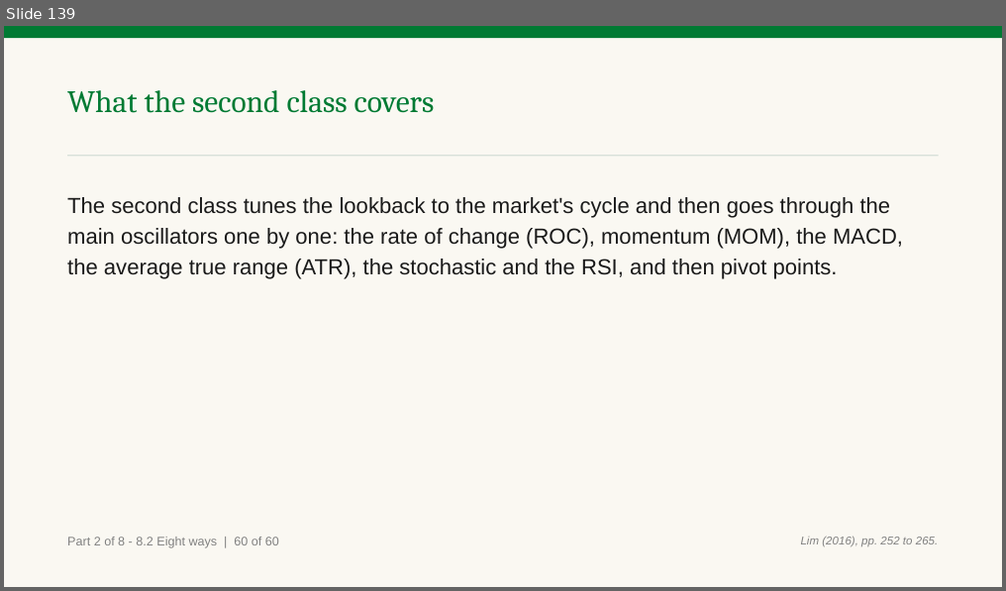
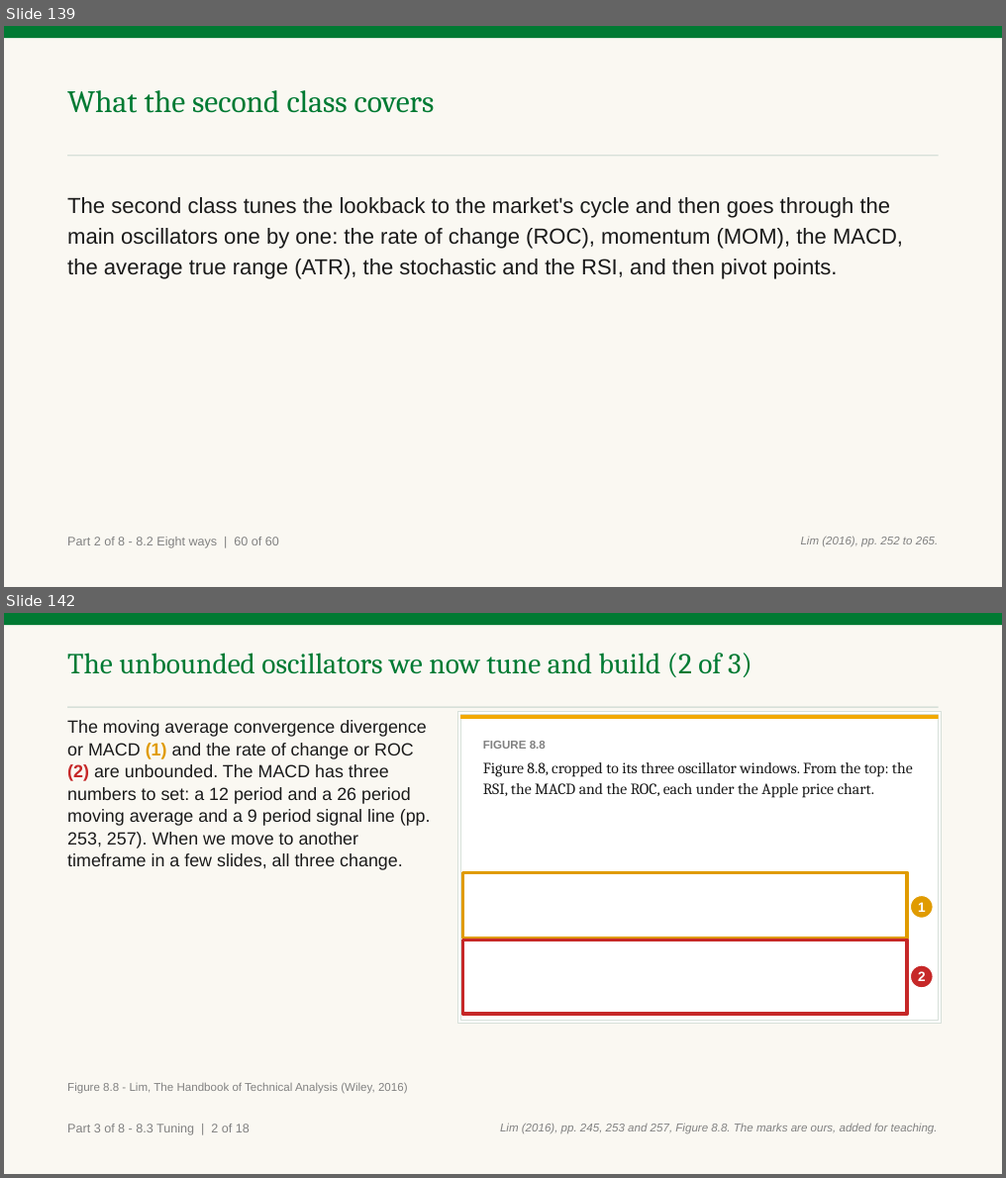
Before and after one commit to benjiesotelo-sudo/Telos_FIN1209, a slide deck: chapter-08/FIN1209-Chapter-08.pptx. Shown one above the other, each under a label of ours: slide 139 before the commit, slides 139 and 142 after it; the slides between them are not shown. The pictures are 1006x591 and 1006x1178 pixels, drawn with LibreOffice and Linux fonts; fonts in the diff are those of the drawing. Boxes give left, top, right and bottom in pixels: in the first picture for what was removed or moved away, otherwise in the second. Text is boxed around its words. In the diff, an @@ line names an element or a change of style, - is before the commit and + after.

Commit message:
Chapter 8 second class: 8.3 to 8.8 written by hand (130 slides, 12 checks, 53 charts), run card, whole-chapter and student editions

```diff
--- a/chapter-08/FIN1209-Chapter-08.pptx
+++ b/chapter-08/FIN1209-Chapter-08.pptx
@@ slide 142 added at bbox=[4, 613, 1002, 1174], background #FFFFFF @@
@@ rectangle added at bbox=[4, 613, 1002, 1174], fill #FAF8F2 @@
@@ rectangle added at bbox=[4, 613, 1002, 625], fill #007A33 @@
@@ text added at bbox=[67, 653, 752, 677], 28 pt, text #007A33 @@
+The unbounded oscillators we now tune and build (2 of 3)
@@ rectangle added at bbox=[67, 707, 939, 708], fill #D7E0D9 @@
@@ text added at bbox=[67, 720, 431, 870], 17 pt, text #1A1A1A @@
+The moving average convergence divergence or MACD (1) and the rate of change or ROC (2) are unbounded. The MACD has three numbers to set: a 12 period and a 26 period moving average and a 9 period signal line (pp. 253, 257). When we move to another timeframe in a few slides, all three change.
@@ rectangle added at bbox=[457, 712, 942, 1023], fill #FFFFFF, outline #D7E0D9 1 pt @@
@@ rectangle added at bbox=[460, 715, 939, 1020], fill #FFFFFF, outline #D7E0D9 1 pt @@
@@ rectangle added at bbox=[460, 715, 939, 719], fill #F2A900 @@
@@ text added at bbox=[483, 741, 913, 798], 15 pt, text #1A1A1A @@
+FIGURE 8.8
+Figure 8.8, cropped to its three oscillator windows. From the top: the RSI, the MACD and the ROC, each under the Apple price chart.
@@ rectangle added at bbox=[463, 872, 908, 939], outline #E09B00 3.5 pt @@
@@ ellipse added at bbox=[911, 896, 933, 919], fill #E09B00, outline #FFFFFF 1 pt, 13 pt, text #FFFFFF, bold @@
+1
@@ rectangle added at bbox=[463, 940, 908, 1014], outline #C62828 3.5 pt @@
@@ ellipse added at bbox=[911, 965, 933, 988], fill #C62828, outline #FFFFFF 1 pt, 13 pt, text #FFFFFF, bold @@
+2
@@ text added at bbox=[67, 1082, 408, 1094], 11 pt, text #818181 @@
+Figure 8.8 - Lim, The Handbook of Technical Analysis (Wiley, 2016)
@@ text added at bbox=[67, 1124, 250, 1136], 12 pt, text #818181 @@
+Part 3 of 8 - 8.3 Tuning | 2 of 18
@@ text added at bbox=[500, 1123, 938, 1135], 11 pt, text #818181, italic @@
+Lim (2016), pp. 245, 253 and 257, Figure 8.8. The marks are ours, added for teaching.
```
Also in this commit, not shown: 12 slides changed, 126 other slides added, 17 other files.
